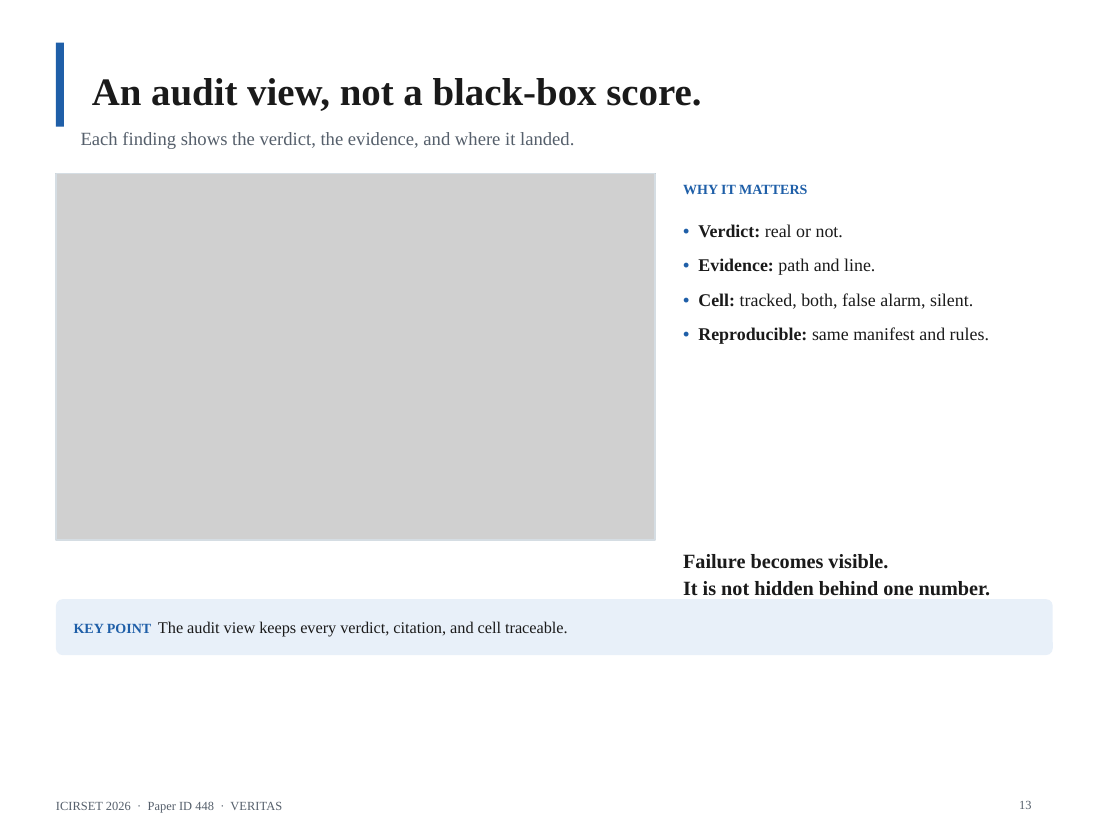
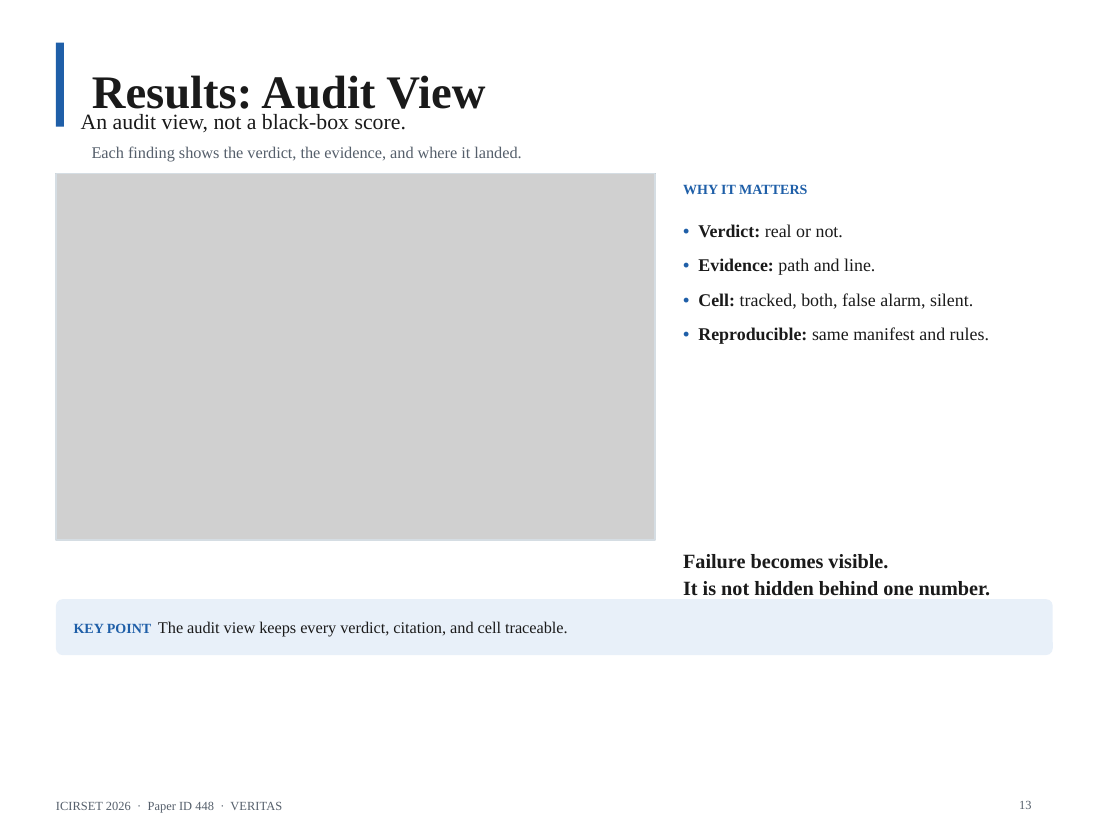
Before and after one commit to AmonWasHere/Proto, a slide deck: slide 13 of paper/ICIRSET-26_VERITAS_Presentation.pptx. Drawn at 1120x840 pixels with LibreOffice and Linux fonts; fonts in the diff are those of the drawing; grey boxes stand for pictures. Boxes give left, top, right and bottom in pixels: in the first picture for what was removed or moved away, otherwise in the second. Text is boxed around its words. In the diff, an @@ line names an element or a change of style, - is before the commit and + after.

Commit message:
Rework slides with section titles matching TOC

```diff
--- a/paper/ICIRSET-26_VERITAS_Presentation.pptx
+++ b/paper/ICIRSET-26_VERITAS_Presentation.pptx
@@ title at bbox=[92, 75, 485, 118]: text changed; size 25 to 30 pt @@
-An audit view, not a black-box score.
+Results: Audit View
@@ text added at bbox=[81, 114, 406, 132], 14 pt, text #1A1A1A @@
+An audit view, not a black-box score.
@@ text "Each finding shows the verdict, ...": place and size @@
-text "Each finding shows the verdict, ..." at bbox=[81, 132, 574, 149]
+text "Each finding shows the verdict, ..." at bbox=[92, 146, 521, 162]
@@ text "Each finding shows the verdict, ..." at bbox=[92, 146, 521, 162]: size 12 to 10.5 pt; line spacing 1.05 to 1 @@
```
Also in this commit, not shown: 15 other slides changed, 1 other file.
